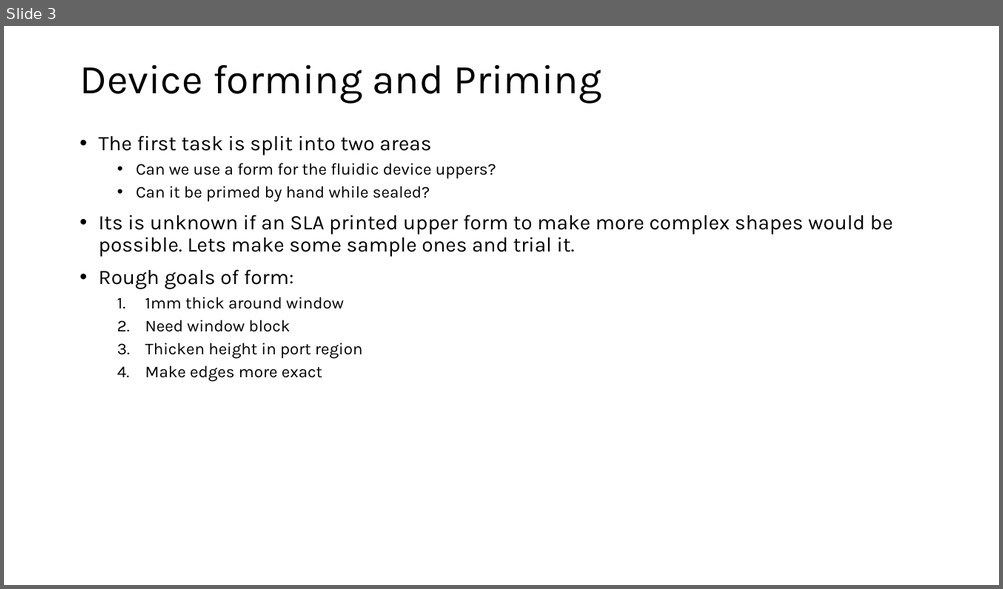
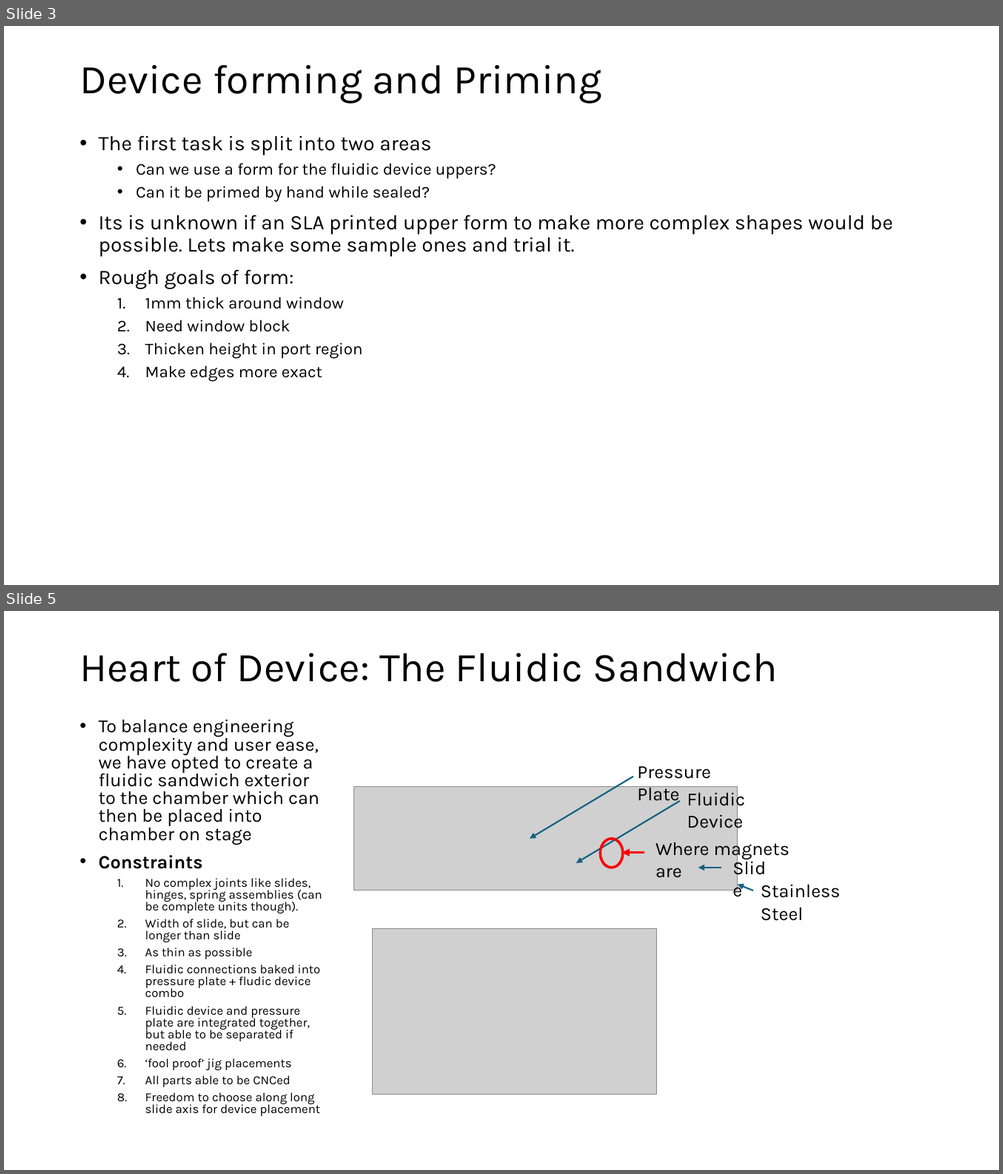
Before and after one commit to mdanderson03/SpectrePlex, a slide deck: Presentation/Commercial Prototype Production.pptx. Shown one above the other, each under a label of ours: slide 3 before the commit, slides 3 and 5 after it; the slides between them are not shown. The pictures are 1003x589 and 1003x1174 pixels, drawn with LibreOffice and Linux fonts; fonts in the diff are those of the drawing; grey boxes stand for pictures. Boxes give left, top, right and bottom in pixels: in the first picture for what was removed or moved away, otherwise in the second. Text is boxed around its words. In the diff, an @@ line names an element or a change of style, - is before the commit and + after.

```diff
--- a/Presentation/Commercial Prototype Production.pptx
+++ b/Presentation/Commercial Prototype Production.pptx
@@ slide 5 added at [4, 611, 999, 1170], background #FFFFFF @@
@@ title added at [79, 653, 777, 682], 39.6 pt, text #000000 @@
+Heart of Device: The Fluidic Sandwich
@@ text added at [99, 719, 322, 1116], 12 pt, text #000000 @@
+• To balance engineering complexity and user ease, we have opted to create a fluidic sandwich exterior to the chamber which can then be placed into chamber on stage
+• Constraints
+  1. No complex joints like slides, hinges, spring assemblies (can be complete units though).
+  2. Width of slide, but can be longer than slide
+  3. As thin as possible
+  4. Fluidic connections baked into pressure plate + fludic device combo
+  5. Fluidic device and pressure plate are integrated together, but able to be separated if needed
+  6. ‘fool proof’ jig placements
+  7. All parts able to be CNCed
+  8. Freedom to choose along long slide axis for device placement
@@ picture added at [354, 786, 737, 891] @@
@@ arrow added from (633, 777) to (529, 839), #156082 1.5 pt @@
@@ text added at [637, 766, 711, 806], 18 pt, text #000000 @@
+Pressure Plate
@@ arrow added from (680, 801) to (576, 863), #156082 1.5 pt @@
@@ text added at [687, 789, 745, 833], 18 pt, text #000000 @@
+Fluidic Device
@@ ellipse added at [600, 839, 623, 868], outline #FF0000 2.5 pt @@
@@ arrow added from (645, 853) to (622, 853), #FF0000 2.5 pt @@
@@ text added at [655, 838, 789, 878], 18 pt, text #000000 @@
+Where magnets are
@@ text added at [726, 853, 781, 883], 18 pt, text #000000 @@
+Slide
@@ arrow added from (721, 868) to (698, 868), #156082 1.5 pt @@
@@ arrow added from (753, 891) to (737, 885), #156082 1.5 pt @@
@@ text added at [760, 884, 840, 921], 18 pt, text #000000 @@
+Stainless Steel
@@ picture added at [373, 930, 657, 1095] @@
```
Also in this commit, not shown: 3 other slides added, 2 other files.
